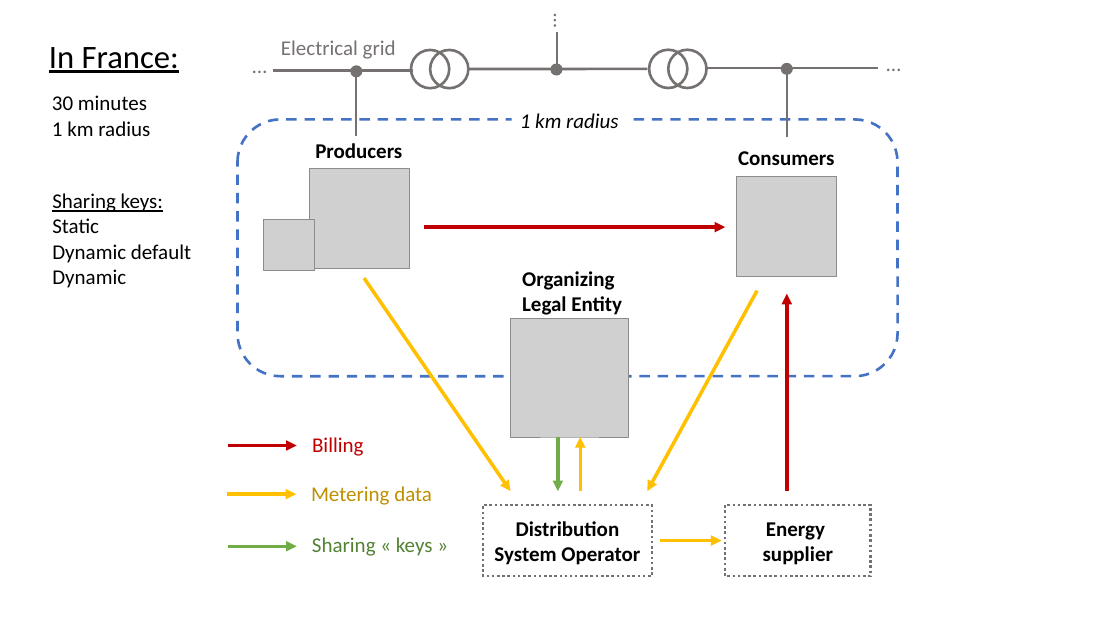
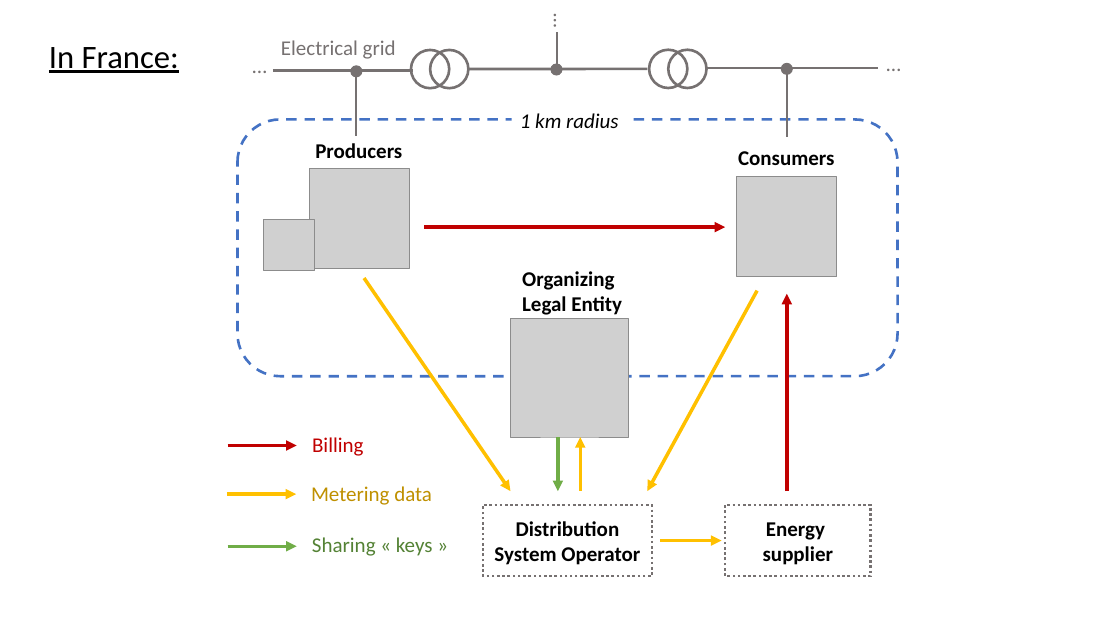
Before and after one commit to Jonathan56/supplementary_thesis, a slide deck: slide 3 of figures.pptx (slide 8 before the commit). Drawn at 1120x630 pixels with LibreOffice and Linux fonts; fonts in the diff are those of the drawing; grey boxes stand for pictures. Boxes give left, top, right and bottom in pixels: in the first picture for what was removed or moved away, otherwise in the second. Text is boxed around its words. In the diff, an @@ line names an element or a change of style, - is before the commit and + after.

```diff
--- a/figures.pptx
+++ b/figures.pptx
@@ text removed at bbox=[52, 95, 150, 136] @@
-30 minutes
-1 km radius
@@ text removed at bbox=[52, 193, 191, 288] @@
-Sharing keys:
-Static
-Dynamic default
-Dynamic
```
Also in this commit, not shown: 10 other slides changed, 3 slides added, 25 slides removed, 9 other files.
